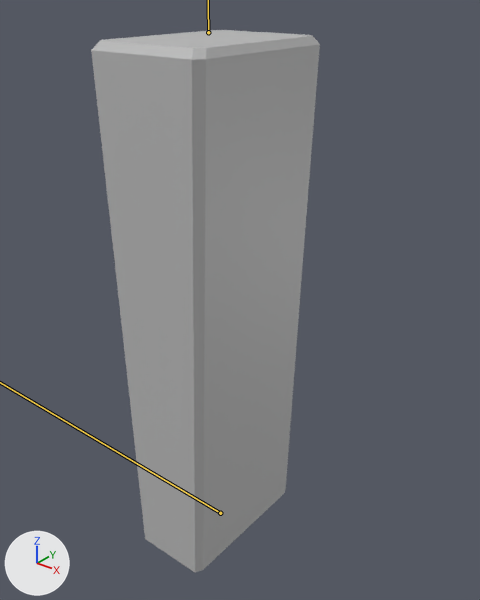
The FBX model Assets/Graphical Assets/Anim_CapitalistSkyScraper02.fbx, before and after one commit.
One viewpoint serves both versions: a camera (50 mm lens) standing at (7.45, -8.55, 10.75) and looking at (0.28, 0.4, 5.2). The lights are fixed; the arrows at lower left show +X, +Y and +Z. Both versions are drawn at frame 25 of the action 'Take 001'; the numbers are the values there. The bones that bend it are drawn over the model as lines.
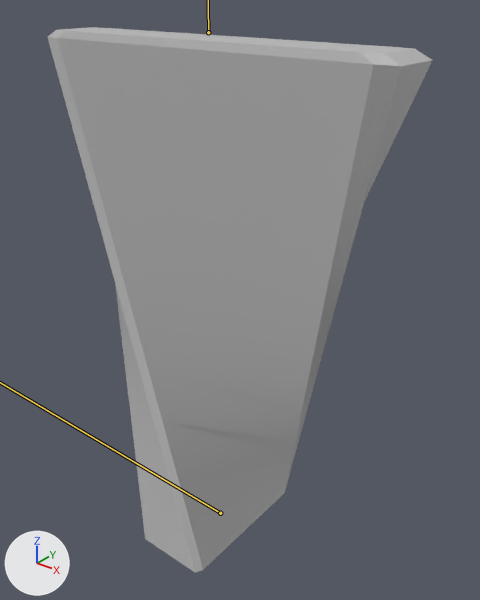
Pixel boxes [x1, y1, x2, y2] of what changed, in the pictures (480 x 600 px):
'pCube24', posed (68% wider)
    before: [91, 30, 320, 573]
    after: [48, 27, 433, 573]

The change, as a list of edits to the scene's bpy script:
```text
Change bone_joint12:
    where bone_joint12 = bpy.data.objects['Armature'].pose.bones['joint12']  # child of 'joint11'
    bone_joint12.rotation_quaternion: (1.0, 0.0, 0.0, 0.0) -> (-0.703, 0.0, 0.711, 0.0)  # degrees (0, 0, 0) -> degrees (0, -91, 0)
    bone_joint12.scale: (1.0, 1.0, 1.44) -> (2.28, 1.0, 0.63)
```
